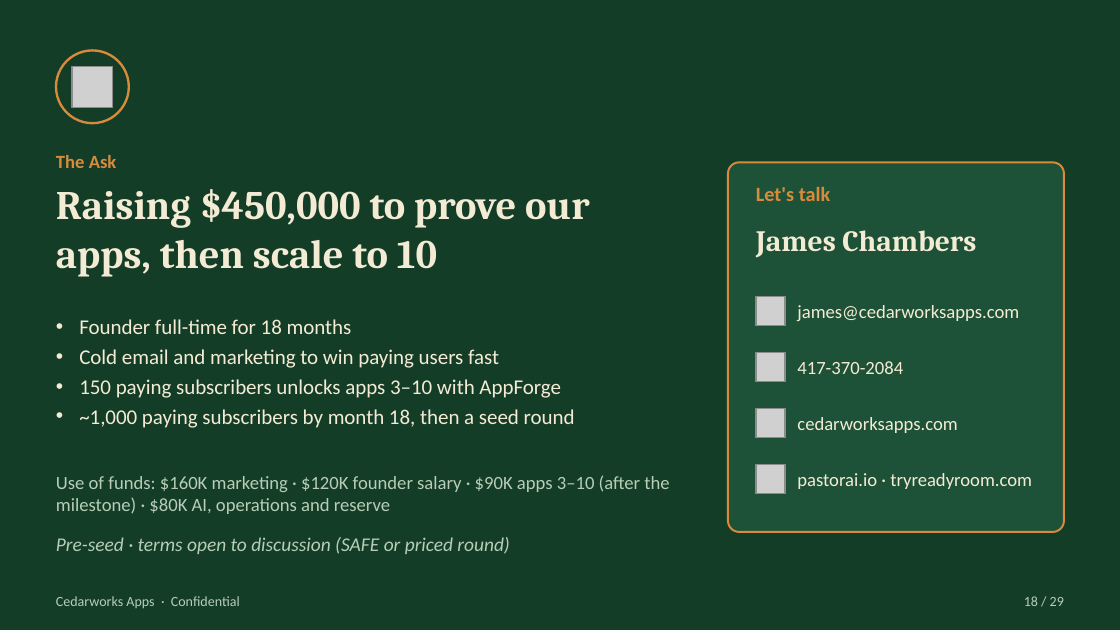
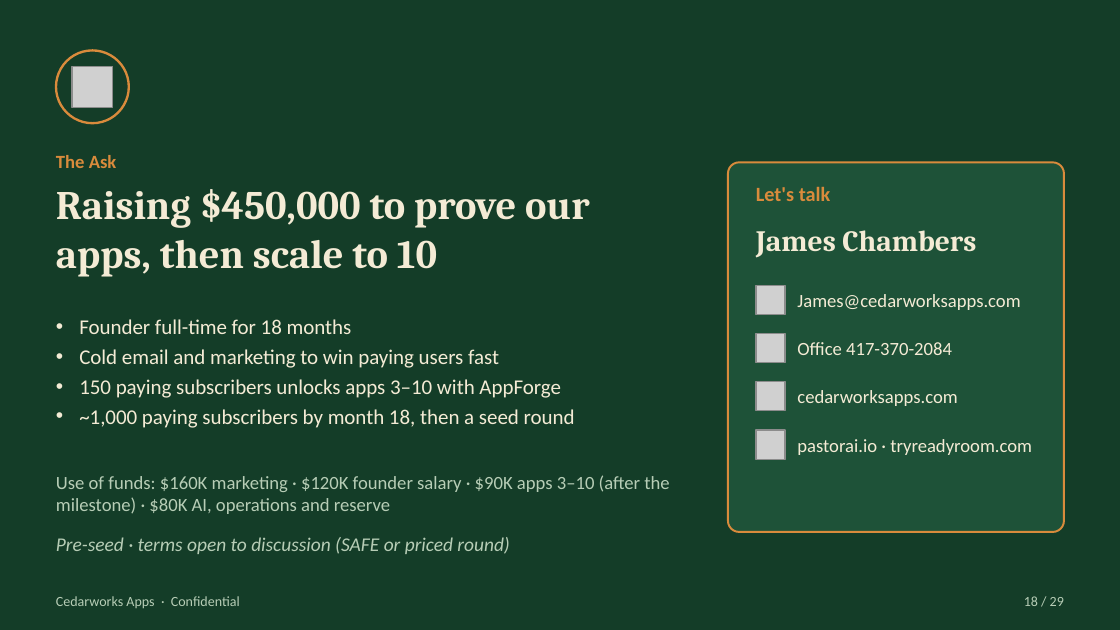
Before and after one commit to Pastorai1/Cedarworksapps, a slide deck: slide 18 of pitch-deck/Cedarworks-Apps-Pitch-Deck.pptx. Drawn at 1120x630 pixels with LibreOffice and Linux fonts; fonts in the diff are those of the drawing; grey boxes stand for pictures. Boxes give left, top, right and bottom in pixels: in the first picture for what was removed or moved away, otherwise in the second. Text is boxed around its words. In the diff, an @@ line names an element or a change of style, - is before the commit and + after.

```diff
--- a/pitch-deck/Cedarworks-Apps-Pitch-Deck.pptx
+++ b/pitch-deck/Cedarworks-Apps-Pitch-Deck.pptx
@@ picture moved from (x1=756, y1=297, x2=785, y2=326) to (x1=756, y1=286, x2=785, y2=315) @@
@@ text at (x1=797, y1=294, x2=1020, y2=310): text changed @@
-james@cedarworksapps.com
+James@cedarworksapps.com
@@ picture moved from (x1=756, y1=353, x2=785, y2=382) to (x1=756, y1=334, x2=785, y2=363) @@
@@ text at (x1=797, y1=342, x2=952, y2=355): text changed @@
-417-370-2084
+Office 417-370-2084
@@ picture moved from (x1=756, y1=409, x2=785, y2=438) to (x1=756, y1=382, x2=785, y2=411) @@
@@ text "cedarworksapps.com" moved from (x1=797, y1=417, x2=957, y2=433) to (x1=797, y1=390, x2=957, y2=406) @@
@@ picture added at (x1=756, y1=430, x2=785, y2=459) @@
@@ text "pastorai.io · tryreadyroom.com" moved from (x1=797, y1=473, x2=1032, y2=489) to (x1=797, y1=439, x2=1032, y2=455) @@
@@ picture removed at (x1=756, y1=465, x2=785, y2=494) @@
```
Also in this commit, not shown: 1 other slide changed, 3 other files.
